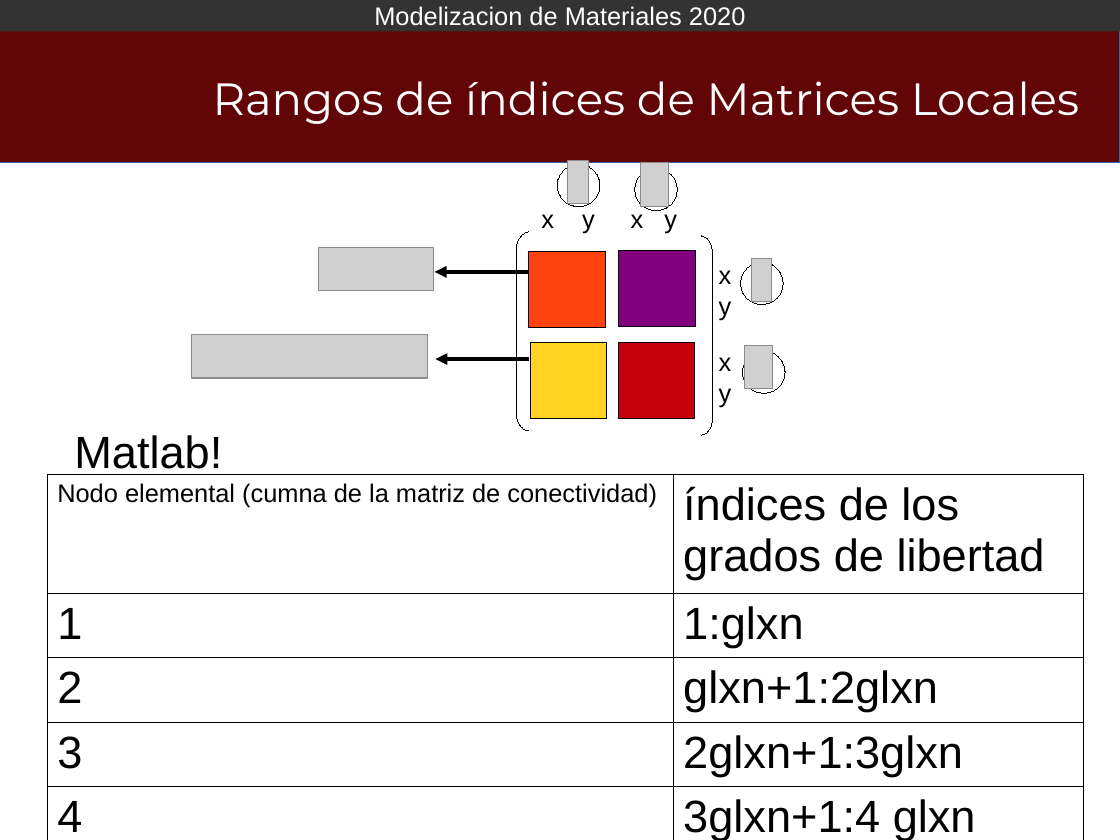
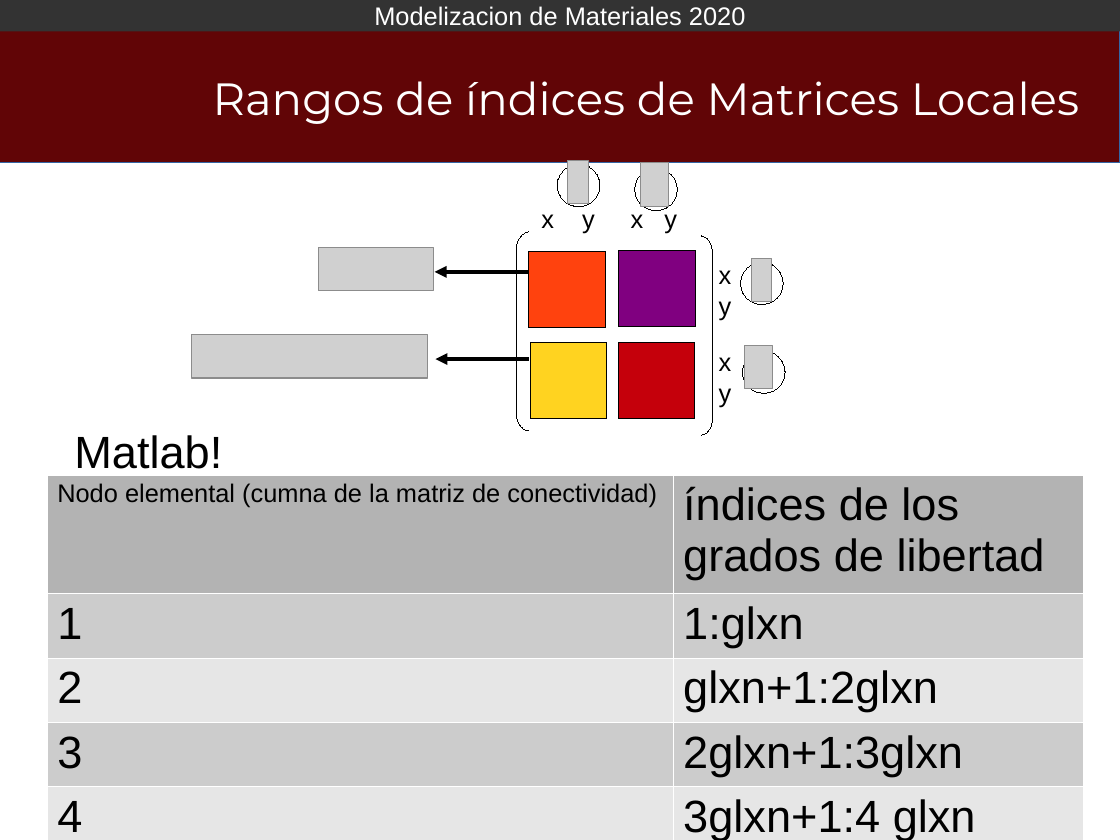
Before and after one commit to Modelizacion-de-Materiales/ModelizacionApuntesPresentaciones, a slide deck: slide 18 of 004-MEF02/Libreoffice/MEF02_2020.odp. Drawn at 1120x840 pixels with LibreOffice and Linux fonts; fonts in the diff are those of the drawing; grey boxes stand for pictures; background and template pictures are left out. Boxes give left, top, right and bottom in pixels: in the first picture for what was removed or moved away, otherwise in the second. Text is boxed around its words. In the diff, an @@ line names an element or a change of style, - is before the commit and + after.

```diff
--- a/004-MEF02/Libreoffice/MEF02_2020.odp
+++ b/004-MEF02/Libreoffice/MEF02_2020.odp
@@ table at <box>48,475,1083,840</box> @@
@@ fill none to #B3B3B3 in row 1 @@
@@ fill none to #CCCCCC in 5 cells @@
@@ fill none to #E6E6E6 in 6 cells @@
@@ borders changed @@
```
Also in this commit, not shown: 8 other slides changed, 6 slides added.
